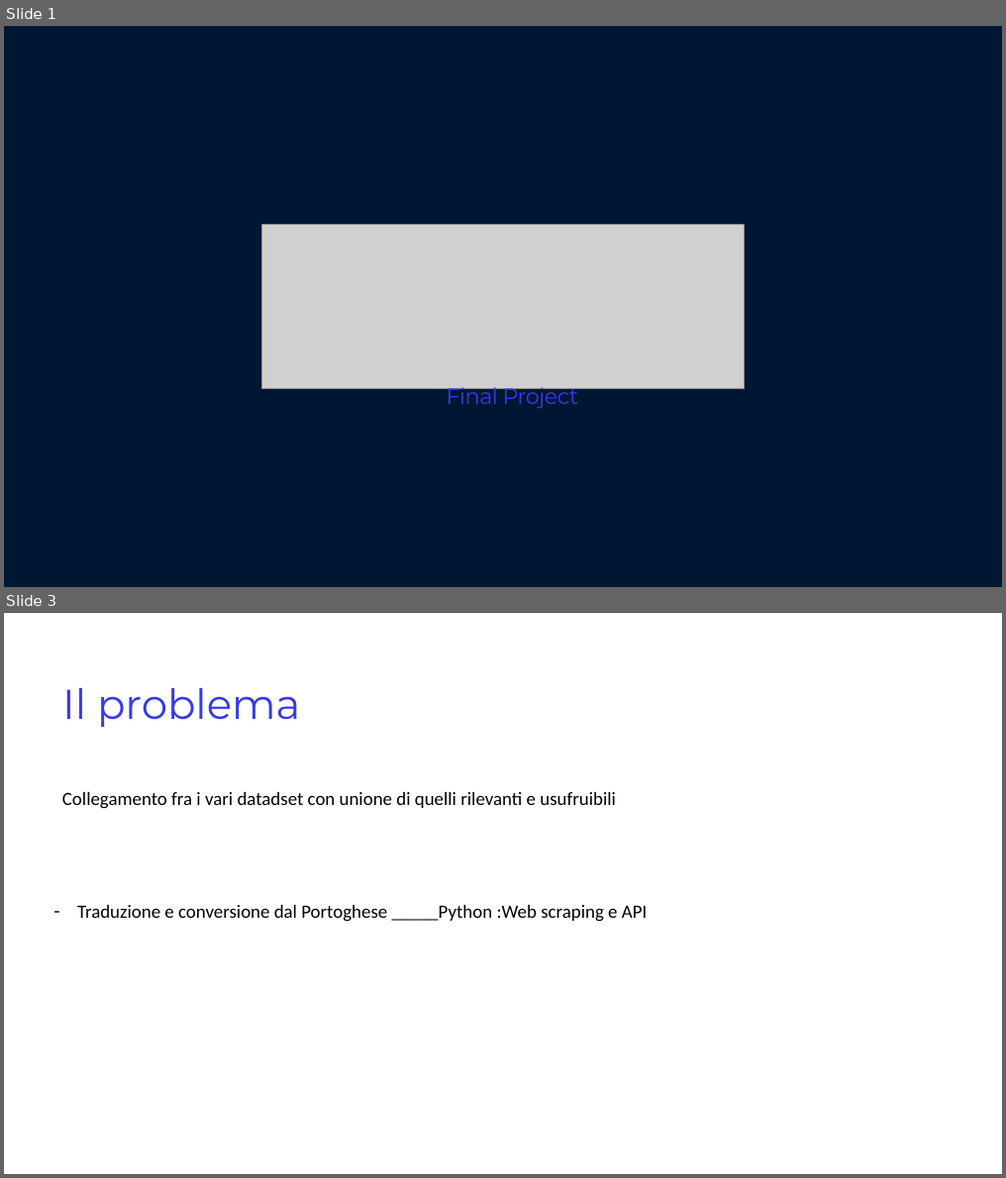
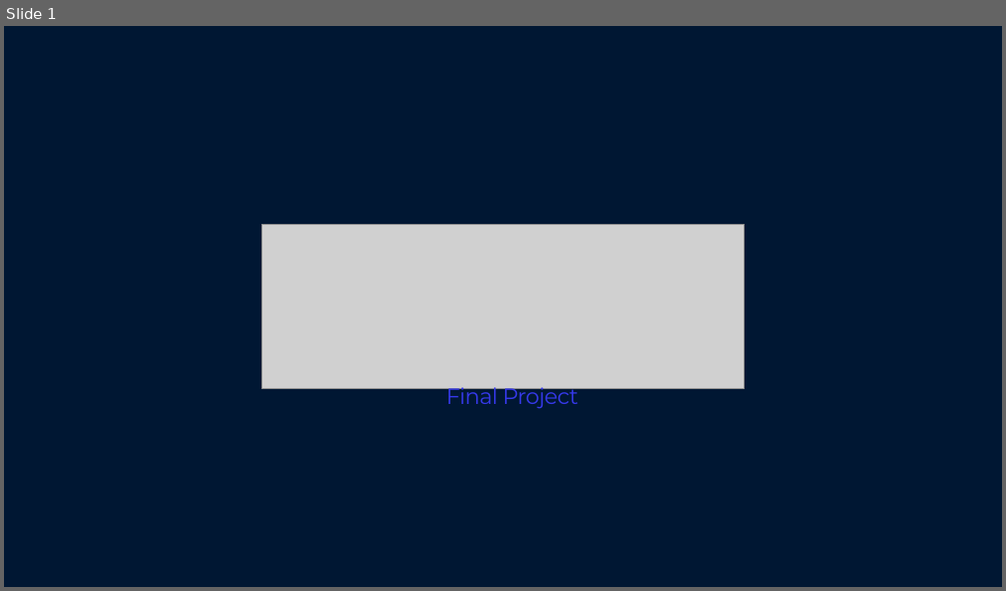
Before and after one commit to marcozanb/final_project, a slide deck: Final_project.pptx. Shown one above the other, each under a label of ours: slides 1 and 3 before the commit, slide 1 after it; the slides between them are not shown. The pictures are 1006x1178 and 1006x591 pixels, drawn with LibreOffice and Linux fonts; fonts in the diff are those of the drawing; grey boxes stand for pictures; background and template pictures are left out. Boxes give left, top, right and bottom in pixels: in the first picture for what was removed or moved away, otherwise in the second. Text is boxed around its words. In the diff, an @@ line names an element or a change of style, - is before the commit and + after.

```diff
--- a/Final_project.pptx
+++ b/Final_project.pptx
@@ slide 3 removed at box(4, 613, 1002, 1174), background #FFFFFF @@
@@ title removed at box(62, 688, 300, 727) @@
-Il problema
@@ text removed at box(62, 792, 647, 922) @@
-Collegamento fra i vari datadset con unione di quelli rilevanti e usufruibili
-– Traduzione e conversione dal Portoghese _____Python :Web scraping e API
```
Also in this commit, not shown: 1 slide changed, 2 slides added, 1 other slide removed.
